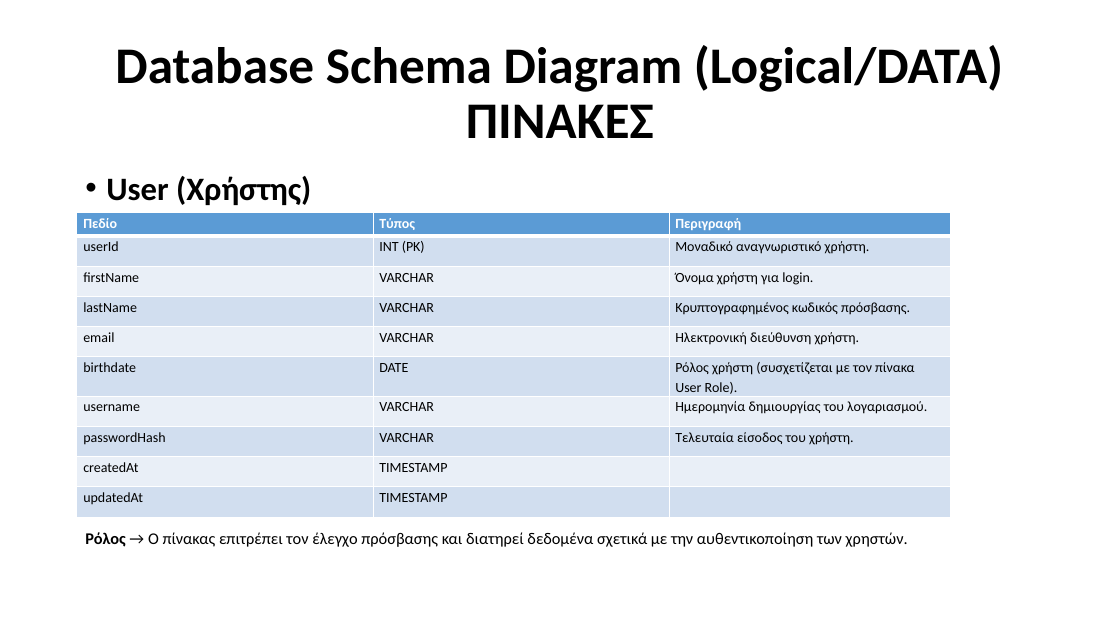
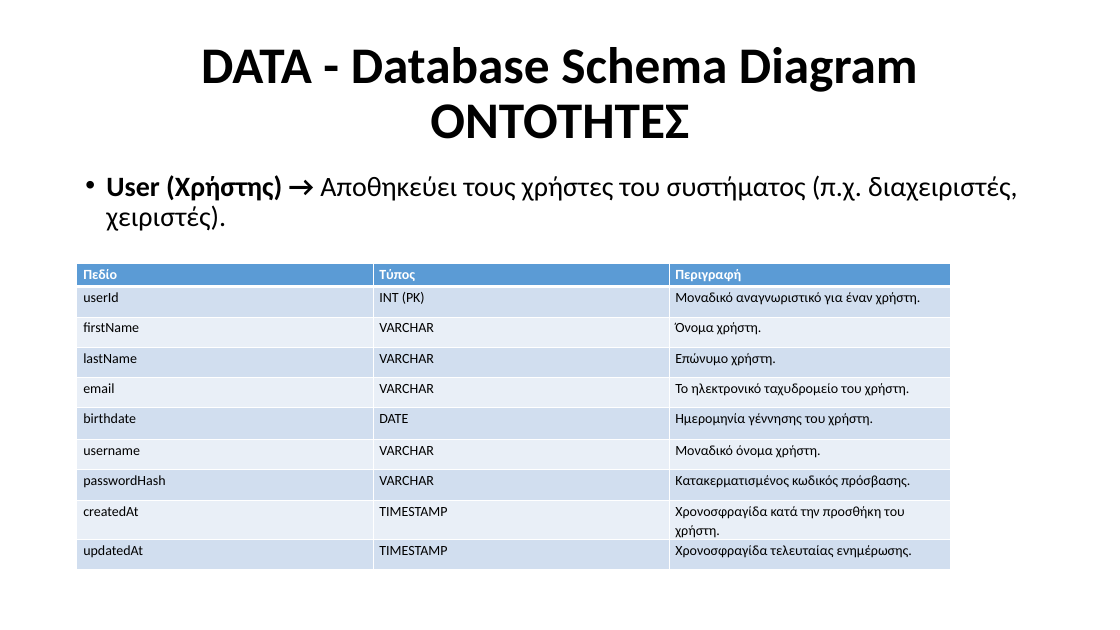
Before and after one commit to Ath21/STL_Drive, a slide deck: slide 19 of Presentation.pptx (slide 22 before the commit). Drawn at 1120x630 pixels with LibreOffice and Linux fonts; fonts in the diff are those of the drawing. Boxes give left, top, right and bottom in pixels: in the first picture for what was removed or moved away, otherwise in the second. Text is boxed around its words. In the diff, an @@ line names an element or a change of style, - is before the commit and + after.

```diff
--- a/Presentation.pptx
+++ b/Presentation.pptx
@@ title at (201,47,918,139): text changed @@
-Database Schema Diagram (Logical/DATA)
-ΠΙΝΑΚΕΣ
+DATA - Database Schema Diagram
+ΟΝΤΟΤΗΤΕΣ
@@ text at (106,175,1017,231): text changed; size 14 to 24 pt @@
-• User (Χρήστης)
-Ρόλος → Ο πίνακας επιτρέπει τον έλεγχο πρόσβασης και διατηρεί δεδομένα σχετικά με την αυθεντικοποίηση των χρηστών.
+• User (Χρήστης) → Αποθηκεύει τους χρήστες του συστήματος (π.χ. διαχειριστές, χειριστές).
@@ table at (77,264,950,570) @@
-row 2, column 3: Μοναδικό αναγνωριστικό χρήστη.
+row 2, column 3: Μοναδικό αναγνωριστικό για έναν χρήστη.
-row 3, column 3: Όνομα χρήστη για login.
+row 3, column 3: Όνομα χρήστη.
-row 4, column 3: Κρυπτογραφημένος κωδικός πρόσβασης.
+row 4, column 3: Επώνυμο χρήστη.
-row 5, column 3: Ηλεκτρονική διεύθυνση χρήστη.
+row 5, column 3: Το ηλεκτρονικό ταχυδρομείο του χρήστη.
-row 6, column 3: Ρόλος χρήστη (συσχετίζεται με τον πίνακα User Role).
+row 6, column 3: Ημερομηνία γέννησης του χρήστη.
-row 7, column 3: Ημερομηνία δημιουργίας του λογαριασμού.
+row 7, column 3: Μοναδικό όνομα χρήστη.
-row 8, column 3: Τελευταία είσοδος του χρήστη.
+row 8, column 3: Κατακερματισμένος κωδικός πρόσβασης.
-row 9, column 3: 
+row 9, column 3: Χρονοσφραγίδα κατά την προσθήκη του χρήστη.
-row 10, column 3: 
+row 10, column 3: Χρονοσφραγίδα τελευταίας ενημέρωσης.
@@ table: place and size @@
-table at (77,213,950,517)
+table at (77,264,950,570)
```
Also in this commit, not shown: 18 other slides changed, 5 slides removed, 2 other files.
